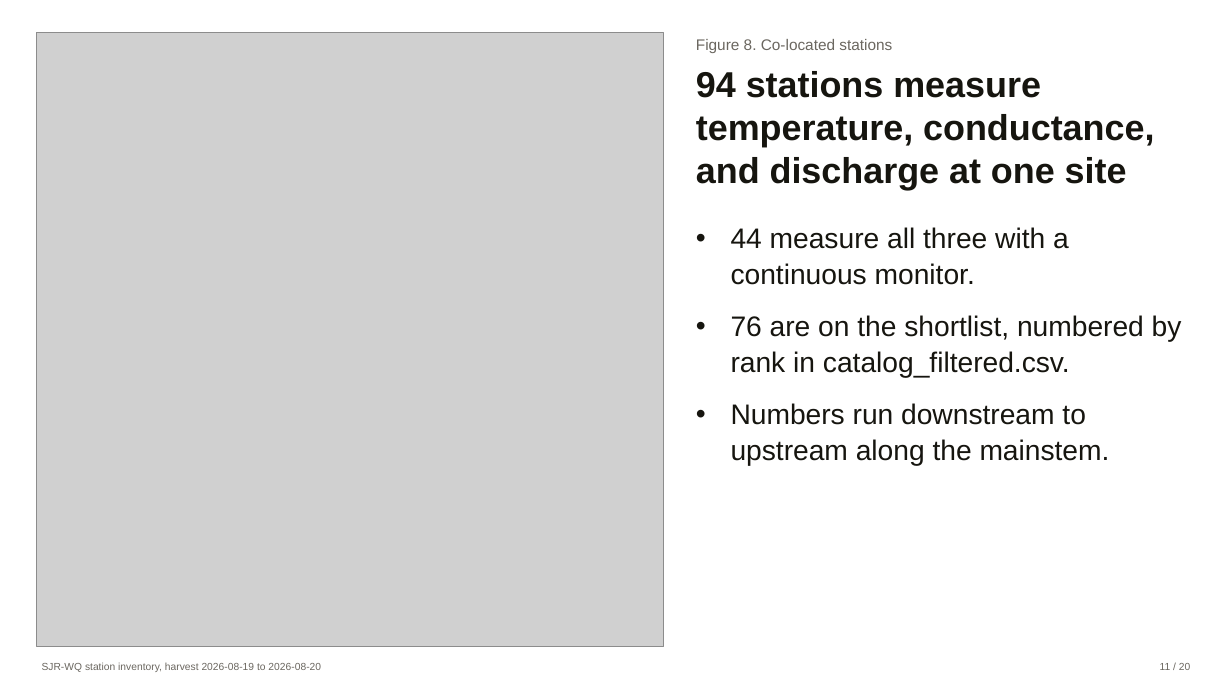
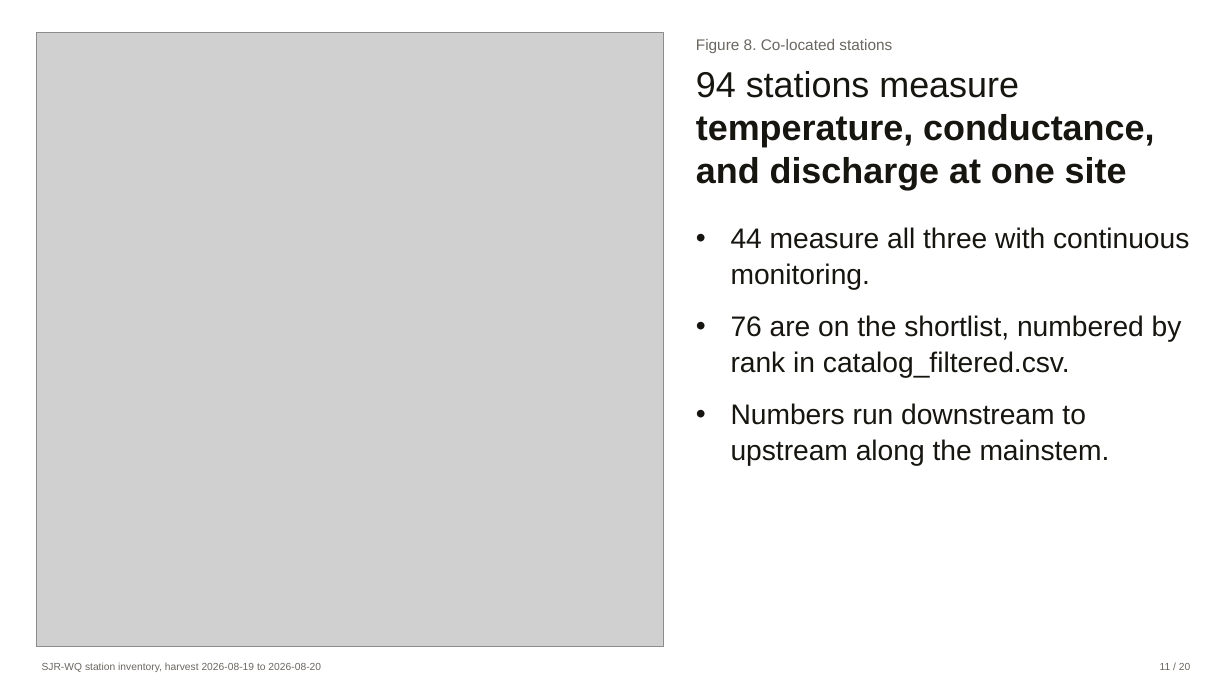
Before and after one commit to wyattarnold/SJR-WQ, a slide deck: slide 11 of docs/SJR-WQ.pptx. Drawn at 1232x693 pixels with LibreOffice and Linux fonts; fonts in the diff are those of the drawing; grey boxes stand for pictures. Boxes give left, top, right and bottom in pixels: in the first picture for what was removed or moved away, otherwise in the second. Text is boxed around its words. In the diff, an @@ line names an element or a change of style, - is before the commit and + after.

```diff
--- a/docs/SJR-WQ.pptx
+++ b/docs/SJR-WQ.pptx
@@ text at [696,71,1154,190]: bold off in "94 stations measure" @@
@@ text at [731,227,1189,290]: text changed @@
-• 44 measure all three with a continuous monitor.
+• 44 measure all three with continuous monitoring.
```
Also in this commit, not shown: 8 other slides changed.
